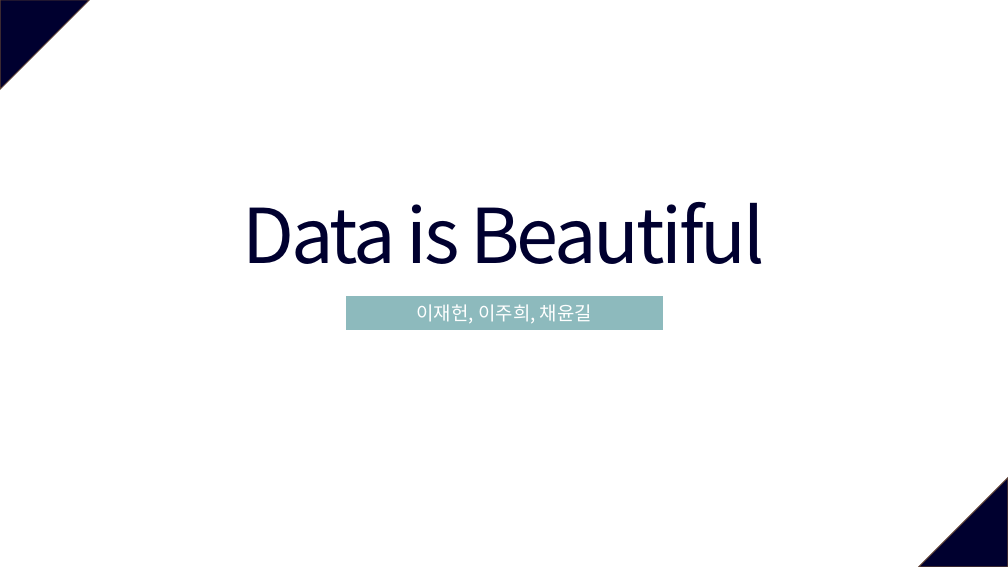
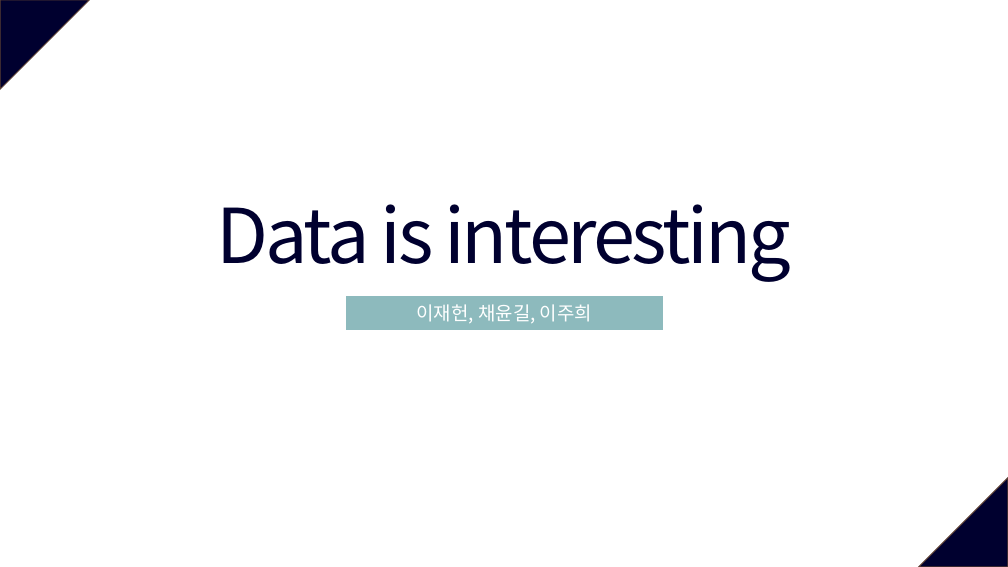
Before and after one commit to JxxHxxx/Ubion-Mini-Project-HR-Analysis, a slide deck: slide 1 of 데이터분석은위대하다.pptx. Drawn at 1008x567 pixels with LibreOffice and Linux fonts; fonts in the diff are those of the drawing. Boxes give left, top, right and bottom in pixels: in the first picture for what was removed or moved away, otherwise in the second. Text is boxed around its words. In the diff, an @@ line names an element or a change of style, - is before the commit and + after.

```diff
--- a/데이터분석은위대하다.pptx
+++ b/데이터분석은위대하다.pptx
@@ text at (217,204,791,282): text changed @@
-Data is Beautiful
+Data is interesting
@@ text in rectangle at (417,304,592,323): text changed @@
-이재헌, 이주희, 채윤길
+이재헌, 채윤길, 이주희
```
Also in this commit, not shown: 6 other slides changed, 14 slides added, 8 slides removed.
